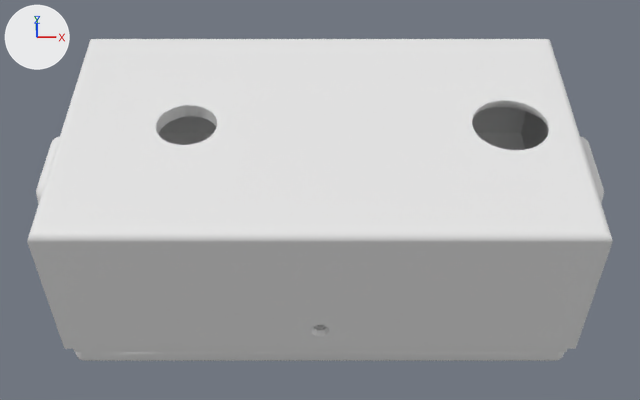
Renders of the Blender file model/controller.blend from each side of a commit.
Before and after are seen from a camera (50 mm lens) standing at (0.0, -0.0893, 0.0875) and looking at (0.0, 0.0033, -0.0056). The axes (+X, +Y, +Z) are drawn at upper left. The lights are the same throughout.

Script lines for the objects in view, before the commit:
```python
ob_main = bpy.data.objects.new('main', me_cube_002)
ob_main.location = (0.0, 0.0, 0.0028)
ob_main_001 = bpy.data.objects.new('main.001', me_cube_006)
ob_main_001.location = (-0.036, -0.0058, 0.0053)
ob_wallplate = bpy.data.objects.new('wallplate', me_cube_005)
ob_wallplate.parent = ob_main
ob_wallplate.location = (0.0, 0.0, -0.01)
```
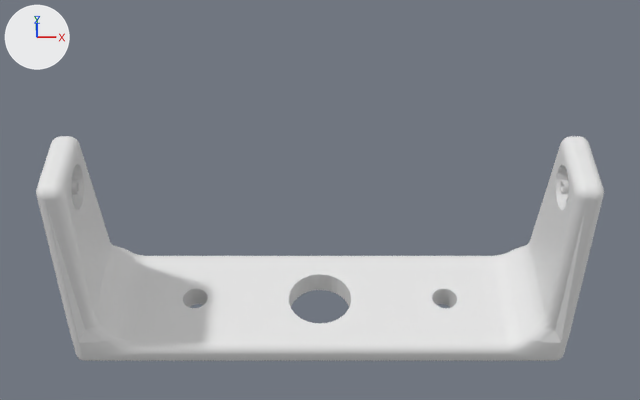
Pixel boxes [x1, y1, x2, y2] of what changed, in the pictures (640 x 400 px):
'main', hidden
    before: [27, 39, 613, 352]
'wallplate', hidden
    before: [159, 133, 525, 330]
'main.001', unchanged, uncovered by the edit
    both: [36, 136, 604, 361]

The change in detail:
Object 'main' (ob_main) is now hidden.
Object 'wallplate' (ob_wallplate) is now hidden.
